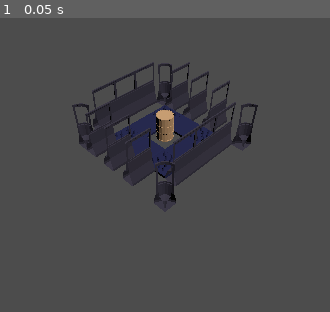
Above: before the commit, frame 1.
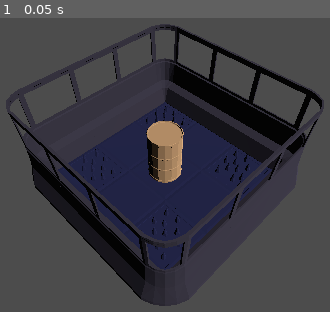
Above: after the commit, the same moment.

Repository: game-workers-cooperative/mechjam
Game: Godot game, scene res://scenes/Battlefield/Battlefield.tscn
The game is run twice, just before and just after one commit, with the same random seed, the same clock (stepped at 60 frames per second) and the same inputs. This scene is started directly instead of the project's main scene.
Inputs:
- Up to frame 1 (0.05 s): no input

The runs differ from the first frame. In frame 1, 35% of the frame differs, in the area x 1-99%, y 2-98%.

Commit message:
correcting asset rotation and camera
- moving camera
- updating light location
- setting correct rotation for assets
- adding damage on activate and damage on touch properties

Diff:
--- a/scenes/Battlefield/Battlefield.tscn
+++ b/scenes/Battlefield/Battlefield.tscn
@@ -18,7 +18,7 @@
 environment = SubResource( 1 )
 
 [node name="DirectionalLight" type="DirectionalLight" parent="WorldEnvironment"]
-transform = Transform( 1, 0, 0, 0, -0.394952, 0.918702, 0, -0.918702, -0.394952, 10, 10, 0 )
+transform = Transform( 0.346651, 0.639398, 0.686296, -0.169178, -0.677045, 0.716232, 0.922611, -0.364389, -0.126527, 10, 10, 0 )
 
 [node name="StandIn_BarrelObstacle" parent="WorldEnvironment" instance=ExtResource( 2 )]
 visible = false
@@ -42,4 +42,4 @@
 visible = false
 
 [node name="Camera" type="Camera" parent="."]
-transform = Transform( -0.707107, -0.5, 0.5, 0, 0.707107, 0.707107, -0.707107, 0.5, -0.5, 9, 8, -5 )
+transform = Transform( 0.707107, -0.541675, 0.454519, 0, 0.642788, 0.766044, -0.707107, -0.541675, 0.454519, 5, 5, 5 )
--- a/scenes/Battlefield/load.gd
+++ b/scenes/Battlefield/load.gd
@@ -2,55 +2,115 @@
 
 # map of id to file
 var map = {
-	0: {
-		'label': 'StandIn_BasicGroundTile',
-		'wall': false
+	'floor': {
+		'asset': 'StandIn_BasicGroundTile',
+		'wall': false,
+		'rotate': 0,
+		'damage_touch': 0,
+		'damage_active': 0
 	},
-	1: {
-		'label': 'StandIn_BarrelObstacle',
-		'wall': false
+	'barrel': {
+		'asset': 'StandIn_BarrelObstacle',
+		'wall': false,
+		'rotate': 0,
+		'damage_touch': 0,
+		'damage_active': 1
 	},
-	2: {
-		'label': 'StandIn_GridGroundTile',
-		'wall': false
+	'grid': {
+		'asset': 'StandIn_GridGroundTile',
+		'wall': false,
+		'rotate': 0,
+		'damage_touch': 0,
+		'damage_active': 0
 	},
-	3: {
-		'label': 'StandIn_SpikeGroundTile',
-		'wall': false
+	'spike': {
+		'asset': 'StandIn_SpikeGroundTile',
+		'wall': false,
+		'rotate': 0,
+		'damage_touch': 1,
+		'damage_active': 0
 	},
-	4: {
-		'label': 'StandIn_WindowlessCornerTile',
-		'wall': true
+	'bottom_left_corner': {
+		'asset': 'StandIn_WindowlessCornerTile',
+		'wall': true,
+		'rotate': PI/2,
+		'damage_touch': 0,
+		'damage_active': 0
 	},
-	5: {
-		'label': 'StandIn_WindowlessWallTile',
-		'wall': true
+	'bottom_right_corner': {
+		'asset': 'StandIn_WindowlessCornerTile',
+		'wall': true,
+		'rotate': PI,
+		'damage_touch': 0,
+		'damage_active': 0
+	},
+	'top_left_corner': {
+		'asset': 'StandIn_WindowlessCornerTile',
+		'wall': true,
+		'rotate': 0,
+		'damage_touch': 0,
+		'damage_active': 0
+	},
+	'top_right_corner': {
+		'asset': 'StandIn_WindowlessCornerTile',
+		'wall': true,
+		'rotate': -PI/2,
+		'damage_touch': 0,
+		'damage_active': 0
+	},
+	'top_wall': {
+		'asset': 'StandIn_WindowlessWallTile',
+		'wall': true,
+		'rotate': PI/2,
+		'damage_touch': 0,
+		'damage_active': 0
+	},
+	'left_wall': {
+		'asset': 'StandIn_WindowlessWallTile',
+		'wall': true,
+		'rotate': PI,
+		'damage_touch': 0,
+		'damage_active': 0
+	},
+	'right_wall': {
+		'asset': 'StandIn_WindowlessWallTile',
+		'wall': true,
+		'rotate': 0,
+		'damage_touch': 0,
+		'damage_active': 0
+	},
+	'bottom_wall': {
+		'asset': 'StandIn_WindowlessWallTile',
+		'wall': true,
+		'rotate': -PI/2,
+		'damage_touch': 0,
+		'damage_active': 0
 	},
 }
 
 # tiles of the battlefield by row
 var level = [
 	[
-		4,5,5,5,4
+		'top_left_corner','top_wall','top_wall','top_wall','top_right_corner'
 	],
 	[
-		5,3,0,3,5
+		'left_wall','spike','floor','spike','right_wall'
 	],
 	[
-		5,0,1,0,5
+		'left_wall','floor','barrel','floor','right_wall'
 	],
 	[
-		5,3,0,3,5
+		'left_wall','spike','floor','spike','right_wall'
 	],
 	[
-		4,5,5,5,4
+		'bottom_left_corner','bottom_wall','bottom_wall','bottom_wall','bottom_right_corner'
 	]
 ]
 
 # adds a tile to the scene
-func add_tile(tileIndex, rowIndex, mapped, position):
+func add_tile(tileIndex, rowIndex, mapped):
 	# duplicate a hidden asset node
-	var node = self.get_node("WorldEnvironment/" + mapped.label).duplicate()
+	var node = self.get_node("WorldEnvironment/" + mapped.asset).duplicate()
 
 	# position the new node
 	var x = Vector3(1, 0, 0)
@@ -60,18 +120,8 @@
 	node.transform = Transform(x, y, z, origin)
 	node.visible = true
 
-	# if this is a wall, we need to rotate it some
-	if mapped.wall:
-		# figure out how to rotate it
-		var rotateMap = {
-			'top' : PI/2,
-			'bottom' : PI/2,
-			'left' : PI/2,
-			'right' : PI/2
-		}
-
-		var axis = Vector3(0, 1, 0)
-		node.rotate(axis, rotateMap[position])
+	var axis = Vector3(0, 1, 0)
+	node.rotate(axis, mapped.rotate)
 
 	# add the node
 	self.add_child(node)
@@ -81,13 +131,15 @@
 	for rowIndex in len(level):
 		for tileIndex in len(level[rowIndex]):
 			# figure out which tile to use
-			var mapped = map[level[rowIndex][tileIndex]]
-
-			var position = 'top'
+			var label = level[rowIndex][tileIndex]
+			var mapped = map[label]
 
 			# add the tile
-			add_tile(tileIndex, rowIndex, mapped, position)
+			add_tile(tileIndex, rowIndex, mapped)
 
+			# add tile under this one if needed
+			if label == 'barrel':
+				add_tile(tileIndex, rowIndex, map['floor'])
 
 
 # Called every frame. 'delta' is the elapsed time since the previous frame.
